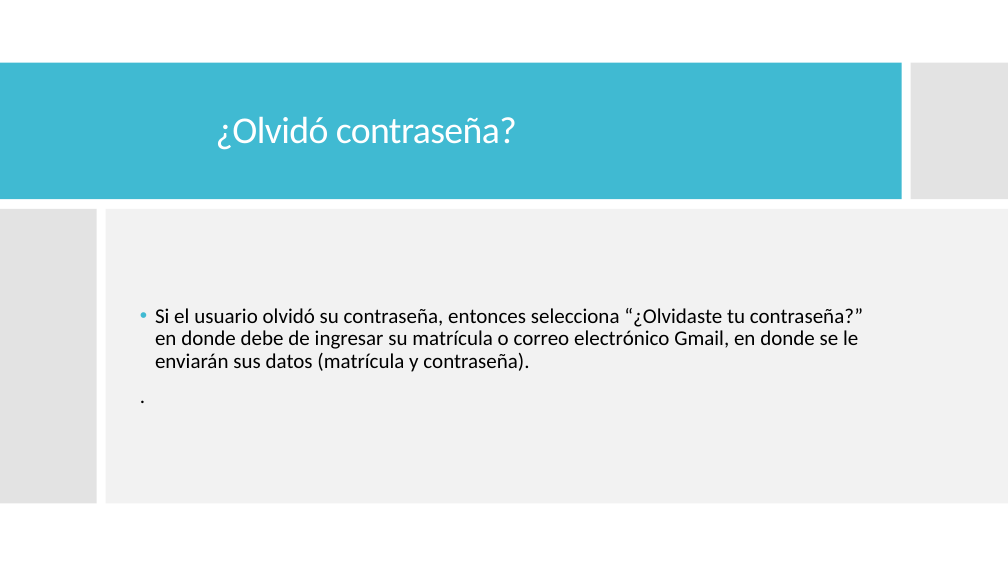
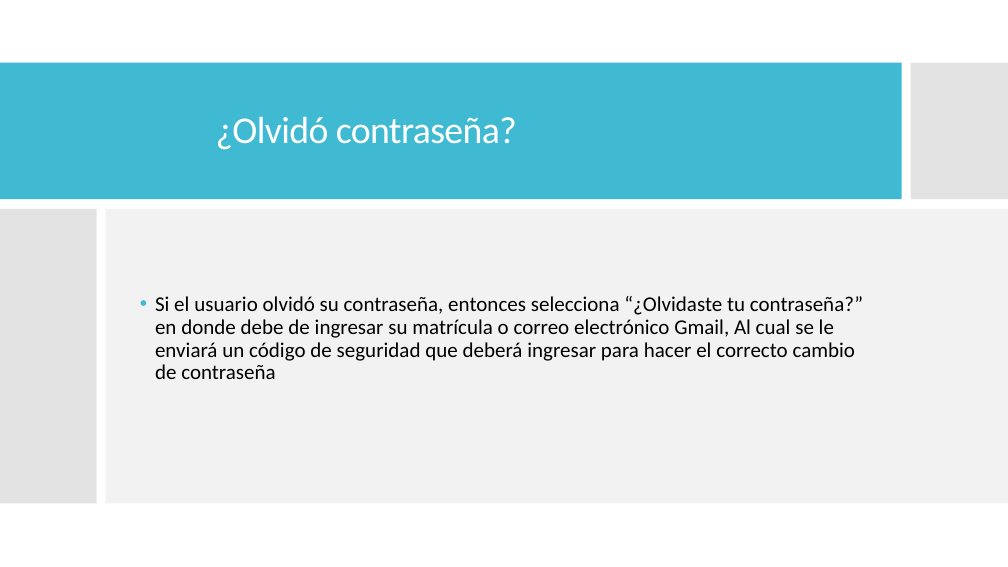
Before and after one commit to jesusapb/POO-2.0, a slide deck: slide 7 of Presentación.pptx. Drawn at 1008x567 pixels with LibreOffice and Linux fonts; fonts in the diff are those of the drawing. Boxes give left, top, right and bottom in pixels: in the first picture for what was removed or moved away, otherwise in the second. Text is boxed around its words. In the diff, an @@ line names an element or a change of style, - is before the commit and + after.

```diff
--- a/Presentación.pptx
+++ b/Presentación.pptx
@@ text at bbox=[155, 296, 863, 379]: text changed @@
-• Si el usuario olvidó su contraseña, entonces selecciona “¿Olvidaste tu contraseña?” en donde debe de ingresar su matrícula o correo electrónico Gmail, en donde se le enviarán sus datos (matrícula y contraseña).
-.
+• Si el usuario olvidó su contraseña, entonces selecciona “¿Olvidaste tu contraseña?” en donde debe de ingresar su matrícula o correo electrónico Gmail, Al cual se le enviará un código de seguridad que deberá ingresar para hacer el correcto cambio de contraseña
```
Also in this commit, not shown: 7 other slides changed, 4 slides added, 1 slide removed, 6 other files.
